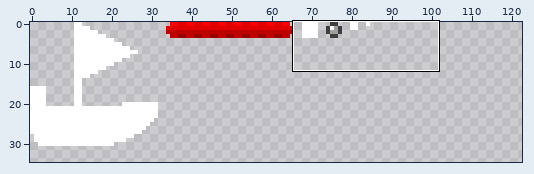
A sprite sheet gets an edit: res/spritesheet0.png. Above: a wide view before the commit, with the close-up outlined.
Close-up. Old version:
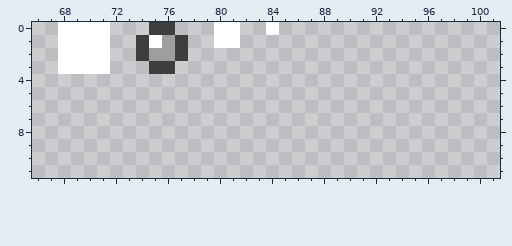
The file is 128x64 pixels. Shown: x 66..101, y 0..11. The wide view leaves out empty margins. The commit also changed other parts of the picture, which this record leaves out.
The result:
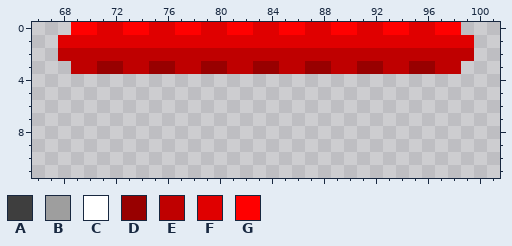
Palette (. is transparent): A #3e3e3e  B #9e9e9e  C #ffffff  D #980000  E #bf0000  F #e00000  G #ff0000
Diff:
@@ x 66..101 @@
- 0 ..CCCC...AA...CC..C.................
- 1 ..CCCC..ACBA..CC....................
- 2 ..CCCC..ABBA........................
- 3 ..CCCC...AA.........................
+ 0 ...GGFFGGFFGGFFGGFFGGFFGGFFGGFFGG...
+ 1 ..FFFFFFFFFFFFFFFFFFFFFFFFFFFFFFFF..
+ 2 ..EEEEEEEEEEEEEEEEEEEEEEEEEEEEEEEE..
+ 3 ...EEDDEEDDEEDDEEDDEEDDEEDDEEDDEE...
  4 ....................................
Boxes around the changes in both close-ups, in picture pixels (x1, y1, x2, y2):
changed: (58, 22, 474, 74)
